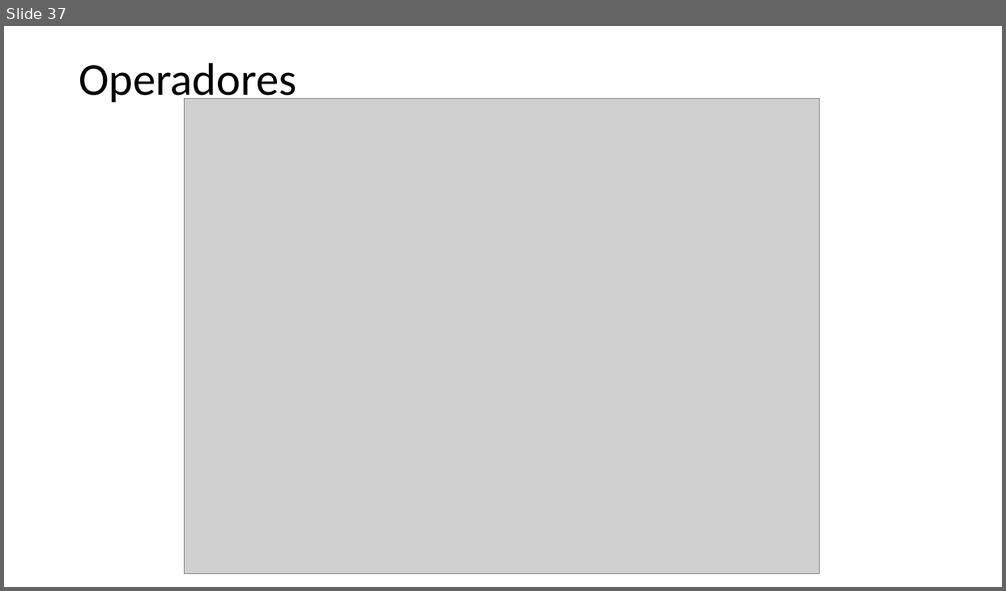
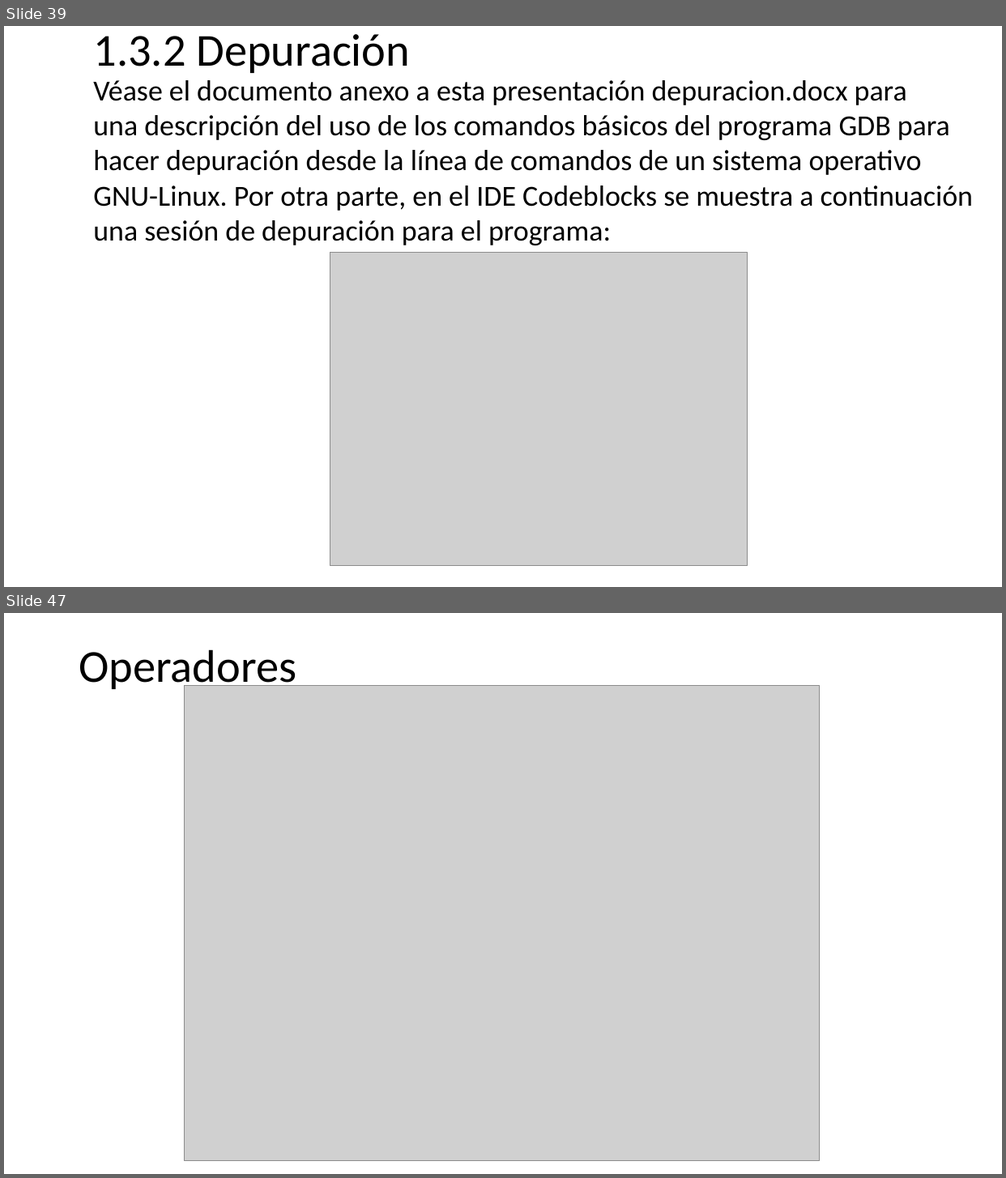
Before and after one commit to programacionestructurada/2021-2, a slide deck: U1_Introduccion_a_la_programacion/PracticaGuiada01_Introduccion_a_la_programacion.pptx. Shown one above the other, each under a label of ours: slide 37 before the commit, slides 39 and 47 after it; the slides between them are not shown. The pictures are 1006x591 and 1006x1178 pixels, drawn with LibreOffice and Linux fonts; fonts in the diff are those of the drawing; grey boxes stand for pictures. Boxes give left, top, right and bottom in pixels: in the first picture for what was removed or moved away, otherwise in the second. Text is boxed around its words. In the diff, an @@ line names an element or a change of style, - is before the commit and + after.

```diff
--- a/U1_Introduccion_a_la_programacion/PracticaGuiada01_Introduccion_a_la_programacion.pptx
+++ b/U1_Introduccion_a_la_programacion/PracticaGuiada01_Introduccion_a_la_programacion.pptx
@@ slide 39 added at (x1=4, y1=26, x2=1002, y2=587), background #FFFFFF @@
@@ title added at (x1=94, y1=34, x2=410, y2=73), 44 pt, text #000000 @@
+1.3.2 Depuración
@@ text added at (x1=93, y1=80, x2=973, y2=246), 28 pt, text #000000 @@
+Véase el documento anexo a esta presentación depuracion.docx para
+una descripción del uso de los comandos básicos del programa GDB para
+hacer depuración desde la línea de comandos de un sistema operativo
+GNU-Linux. Por otra parte, en el IDE Codeblocks se muestra a continuación
+una sesión de depuración para el programa:
@@ picture added at (x1=330, y1=252, x2=748, y2=565) @@
@@ what was slide 37 is now slide 47 @@
```
Also in this commit, not shown: 2 slides changed, 10 other slides added, 1 slide removed.
